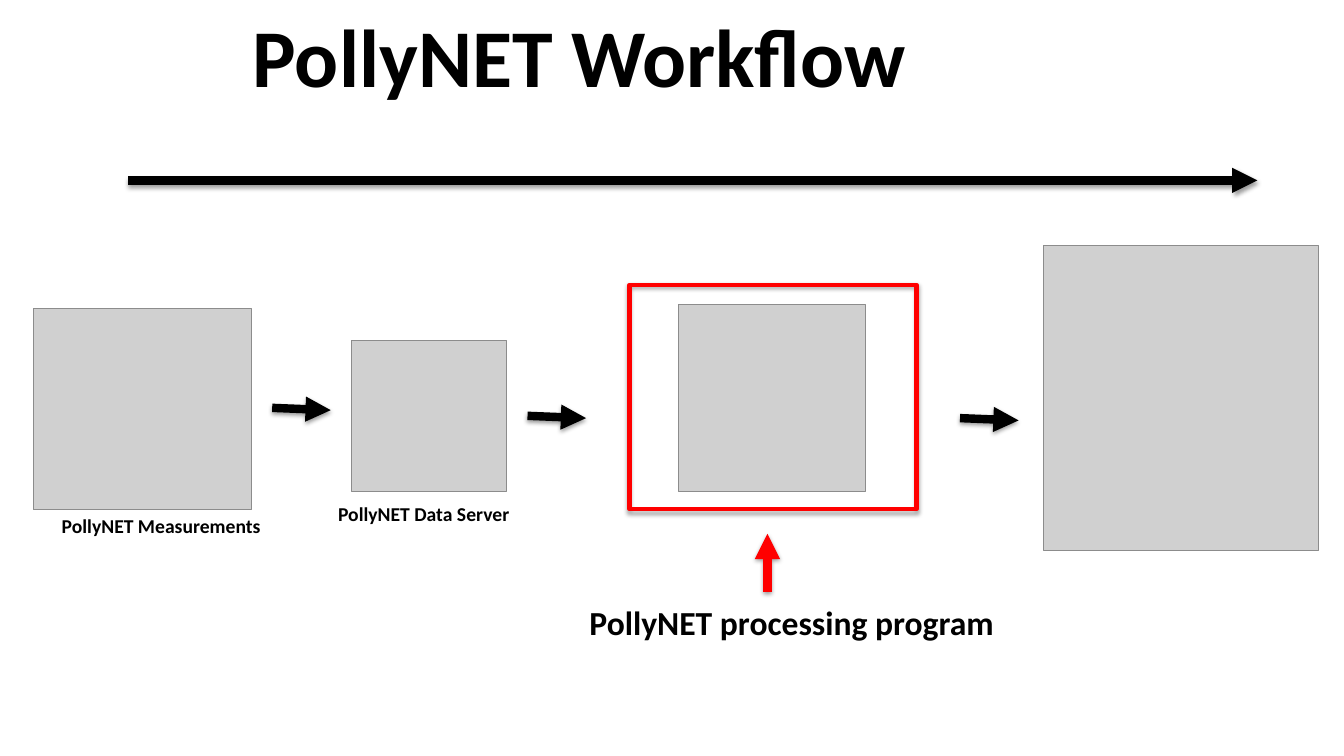
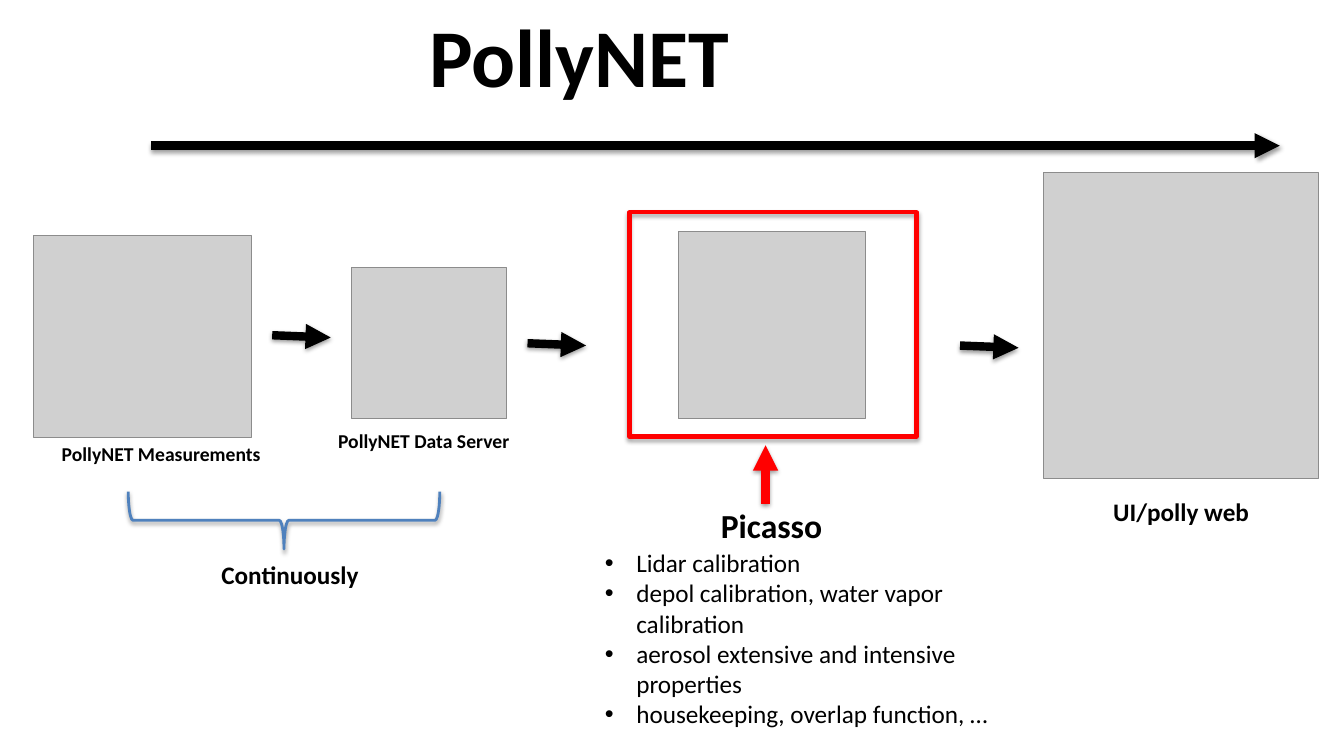
Before and after one commit to PollyNET/Pollynet_Processing_Chain, a slide deck: slide 2 of doc/Pollynet_Processing_Chain.pptx (slide 3 before the commit). Drawn at 1344x756 pixels with LibreOffice and Linux fonts; fonts in the diff are those of the drawing; grey boxes stand for pictures; background and template pictures are left out. Boxes give left, top, right and bottom in pixels: in the first picture for what was removed or moved away, otherwise in the second. Text is boxed around its words. In the diff, an @@ line names an element or a change of style, - is before the commit and + after.

```diff
--- a/doc/Pollynet_Processing_Chain.pptx
+++ b/doc/Pollynet_Processing_Chain.pptx
@@ title at [429, 29, 729, 100]: text changed @@
-PollyNET Workflow
+PollyNET
@@ arrow moved from (128, 180) - (1257, 180) to (151, 146) - (1280, 146) @@
@@ 3 arrows, 1 picture, 1 text, 1 rectangle: place and size @@
-3 arrows, 1 picture, 1 text, 1 rectangle at [62, 285, 1019, 536]
+3 arrows, 1 picture, 1 text, 1 rectangle at [62, 213, 1019, 464]
@@ 3 pictures, 1 text: place and size @@
-3 pictures, 1 text at [33, 245, 1319, 551]
+3 pictures, 1 text at [33, 172, 1319, 478]
@@ arrow moved from (767, 593) - (767, 534) to (765, 504) - (765, 446) @@
@@ left brace added at [128, 492, 440, 549], outline #4F81BD 2 pt @@
@@ text added at [1113, 503, 1249, 525], 18 pt, text #000000, bold @@
+UI/polly web
@@ text at [721, 514, 822, 539]: text changed @@
-PollyNET processing program
+Picasso
@@ text added at [221, 566, 358, 588], 18 pt, text #000000, bold @@
+Continuously
@@ text added at [636, 554, 965, 728], 18 pt, text #000000 @@
+• Lidar calibration
+• depol calibration, water vapor calibration
+• aerosol extensive and intensive properties
+• housekeeping, overlap function, …
```
Also in this commit, not shown: 2 other slides changed, 1 other file.
